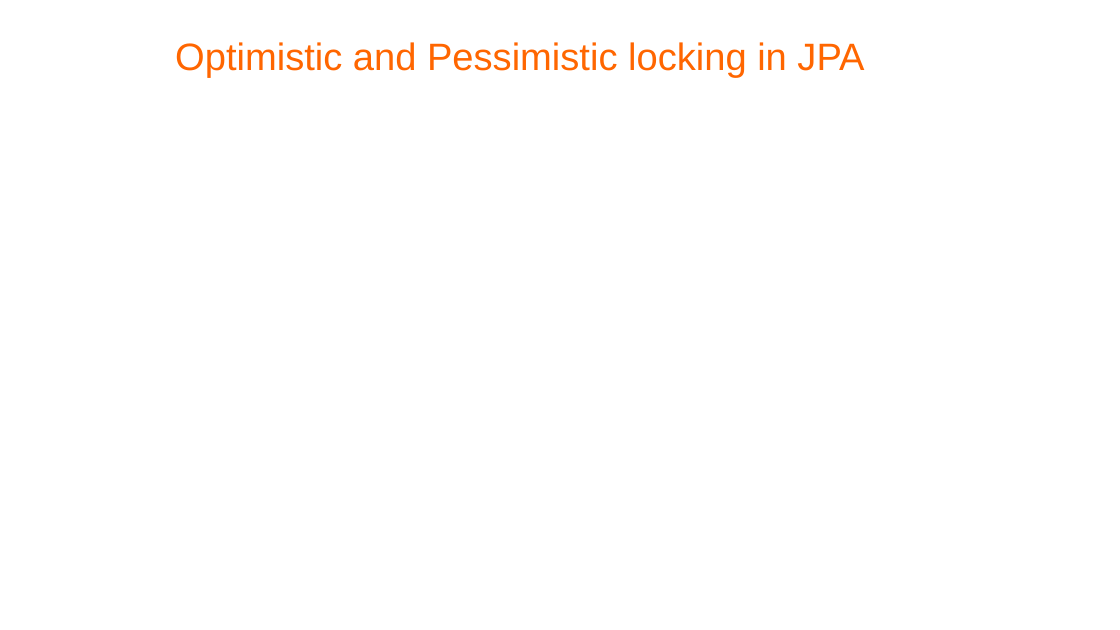
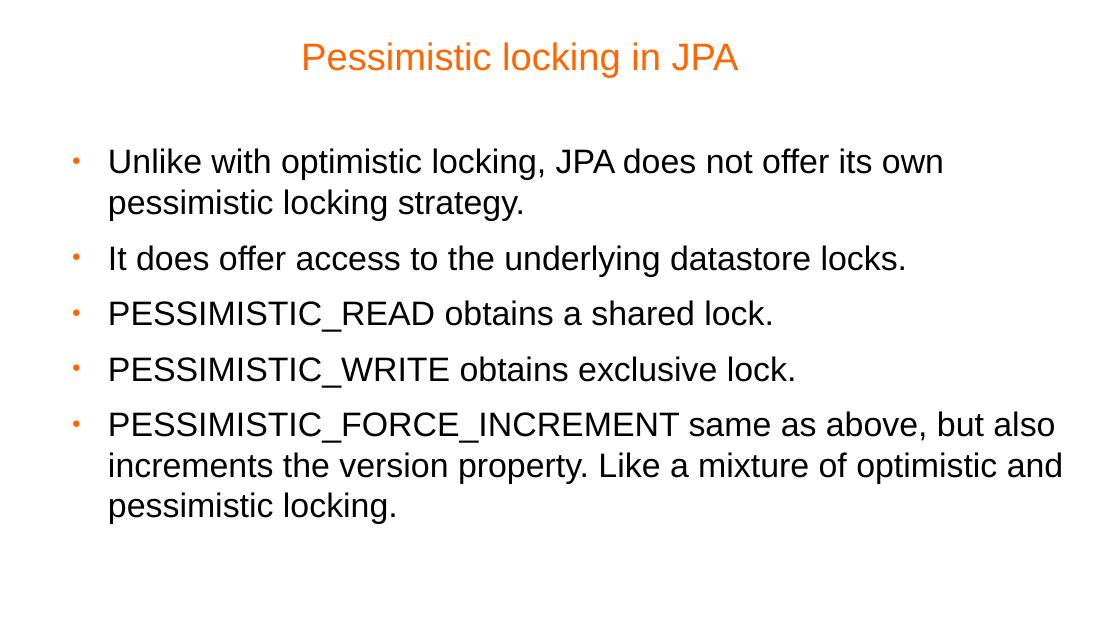
Before and after one commit to Psybergate-Knowledge-Repository/transactions, a slide deck: slide 8 of Transactions part4.odp (slide 7 before the commit). Drawn at 1120x630 pixels with LibreOffice and Linux fonts; fonts in the diff are those of the drawing; background and template pictures are left out. Boxes give left, top, right and bottom in pixels: in the first picture for what was removed or moved away, otherwise in the second. Text is boxed around its words. In the diff, an @@ line names an element or a change of style, - is before the commit and + after.

```diff
--- a/Transactions part4.odp
+++ b/Transactions part4.odp
@@ title at [301, 42, 739, 78]: text changed @@
-Optimistic and Pessimistic locking in JPA
+Pessimistic locking in JPA
@@ text added at [108, 148, 1064, 524], 24 pt, text #000000 @@
+● Unlike with optimistic locking, JPA does not offer its own pessimistic locking strategy.
+● It does offer access to the underlying datastore locks.
+● PESSIMISTIC_READ obtains a shared lock.
+● PESSIMISTIC_WRITE obtains exclusive lock.
+● PESSIMISTIC_FORCE_INCREMENT same as above, but also increments the version property. Like a mixture of optimistic and pessimistic locking.
```
Also in this commit, not shown: 1 slide added, 4 other files.
